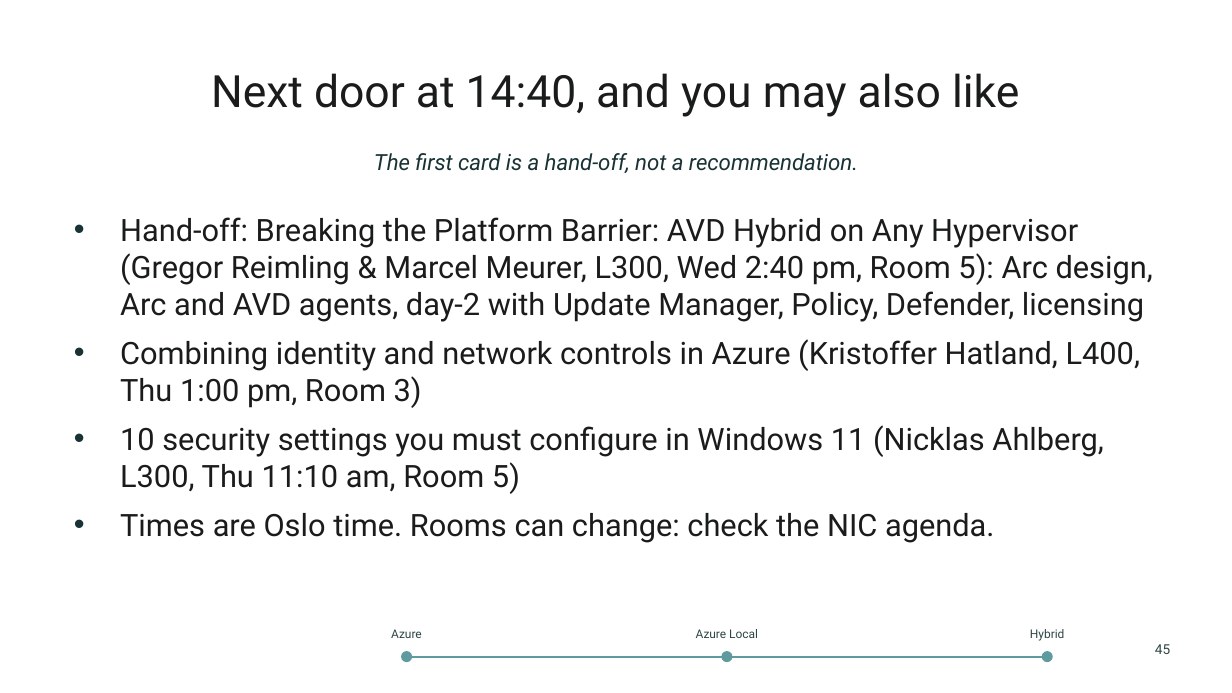
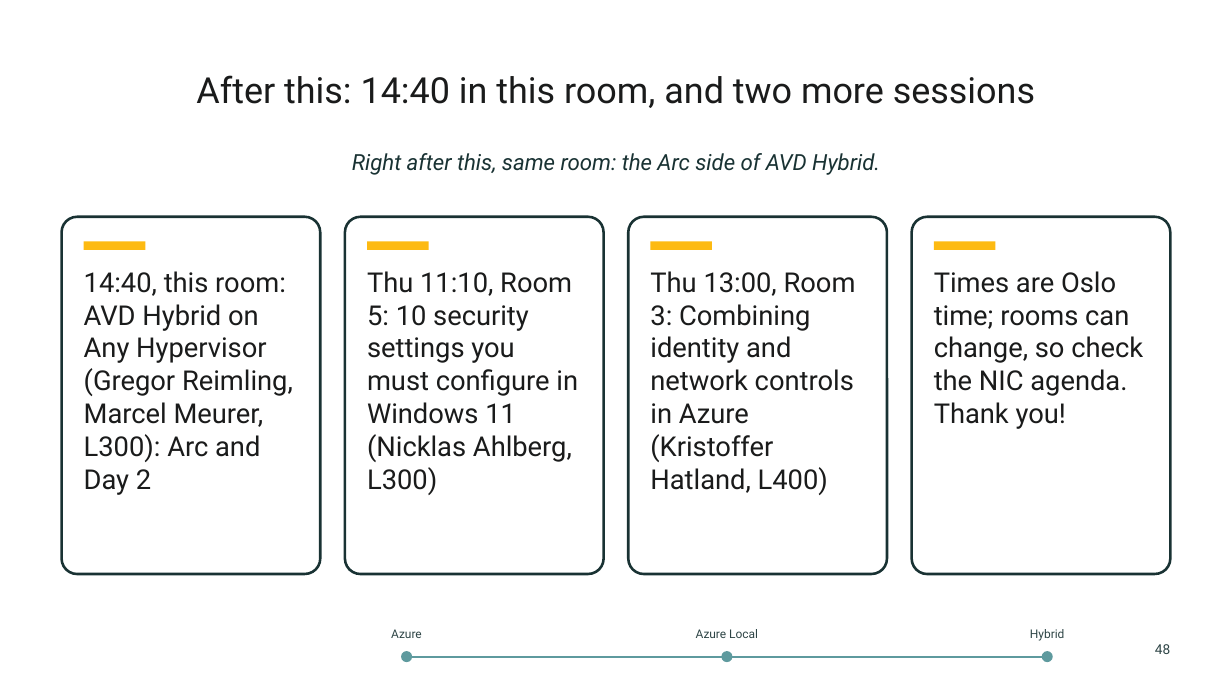
Before and after one commit to thisismydemo/nic2026_avd, a slide deck: slide 48 of presentation/AVD_Anywhere_NIC2026.pptx (slide 45 before the commit). Drawn at 1232x693 pixels with LibreOffice and Linux fonts; fonts in the diff are those of the drawing; background and template pictures are left out. Boxes give left, top, right and bottom in pixels: in the first picture for what was removed or moved away, otherwise in the second. Text is boxed around its words. In the diff, an @@ line names an element or a change of style, - is before the commit and + after.

```diff
--- a/presentation/AVD_Anywhere_NIC2026.pptx
+++ b/presentation/AVD_Anywhere_NIC2026.pptx
@@ title at (196, 75, 1035, 108): text changed; size 26 to 21 pt @@
-Next door at 14:40, and you may also like
+After this: 14:40 in this room, and two more sessions
@@ text at (352, 153, 880, 175): text changed @@
-The first card is a hand-off, not a recommendation.
+Right after this, same room: the Arc side of AVD Hybrid.
@@ rounded rectangle added at (62, 217, 320, 574), fill #FFFFFF, outline #193233 1.5 pt @@
@@ text removed at (120, 217, 1153, 543) @@
-• Hand-off: Breaking the Platform Barrier: AVD Hybrid on Any Hypervisor (Gregor Reimling & Marcel Meurer, L300, Wed 2:40 pm, Room 5): Arc design, Arc and AVD agents, day-2 with Update Manager, Policy, Defender, licensing
-• Combining identity and network controls in Azure (Kristoffer Hatland, L400, Thu 1:00 pm, Room 3)
-• 10 security settings you must configure in Windows 11 (Nicklas Ahlberg, L300, Thu 11:10 am, Room 5)
-• Times are Oslo time. Rooms can change: check the NIC agenda.
@@ rounded rectangle added at (345, 217, 604, 574), fill #FFFFFF, outline #193233 1.5 pt @@
@@ rounded rectangle added at (628, 217, 887, 574), fill #FFFFFF, outline #193233 1.5 pt @@
@@ rounded rectangle added at (912, 217, 1170, 574), fill #FFFFFF, outline #193233 1.5 pt @@
@@ rectangle added at (84, 241, 145, 250), fill #FDBA12 @@
@@ rectangle added at (367, 241, 429, 250), fill #FDBA12 @@
@@ rectangle added at (650, 241, 712, 250), fill #FDBA12 @@
@@ rectangle added at (934, 241, 995, 250), fill #FDBA12 @@
@@ text added at (84, 271, 293, 495), 16 pt, text #1A1B1B @@
+14:40, this room: AVD Hybrid on Any Hypervisor (Gregor Reimling, Marcel Meurer, L300): Arc and Day 2
@@ text added at (367, 271, 578, 495), 16 pt, text #1A1B1B @@
+Thu 11:10, Room 5: 10 security settings you must configure in Windows 11 (Nicklas Ahlberg, L300)
@@ text added at (650, 271, 856, 495), 16 pt, text #1A1B1B @@
+Thu 13:00, Room 3: Combining identity and network controls in Azure (Kristoffer Hatland, L400)
@@ text added at (934, 271, 1143, 429), 16 pt, text #1A1B1B @@
+Times are Oslo time; rooms can change, so check the NIC agenda. Thank you!
@@ text at (1155, 644, 1170, 654): text changed @@
-45
+48
```
Also in this commit, not shown: 37 other slides changed, 5 slides added, 2 slides removed.
